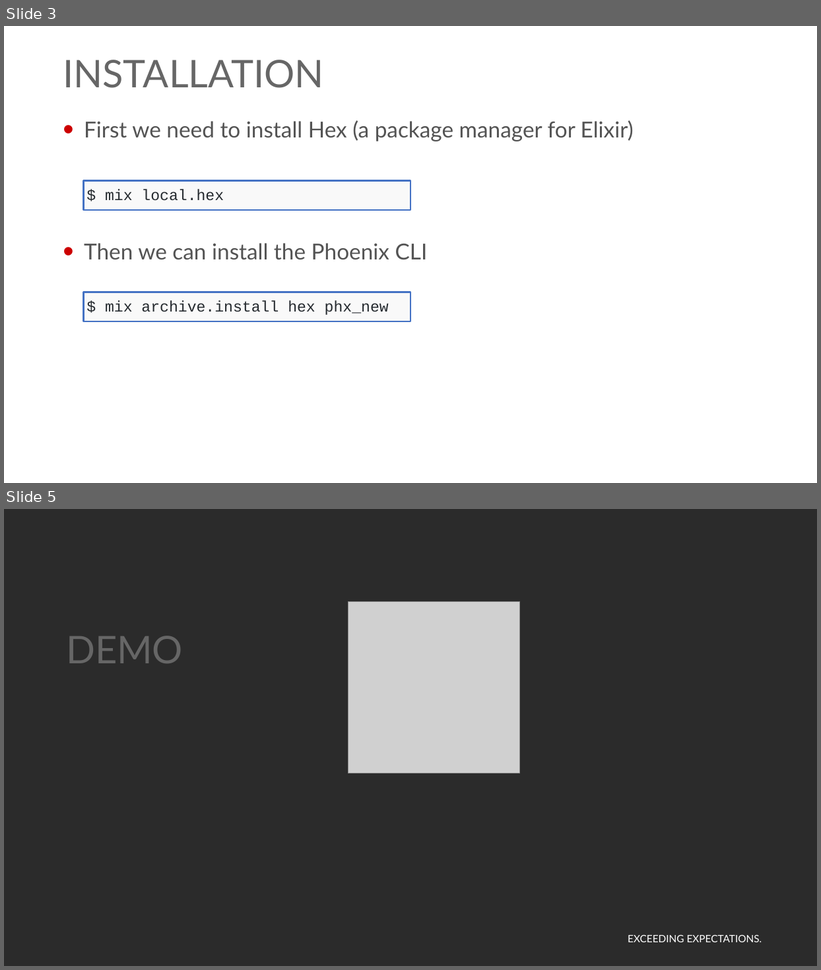
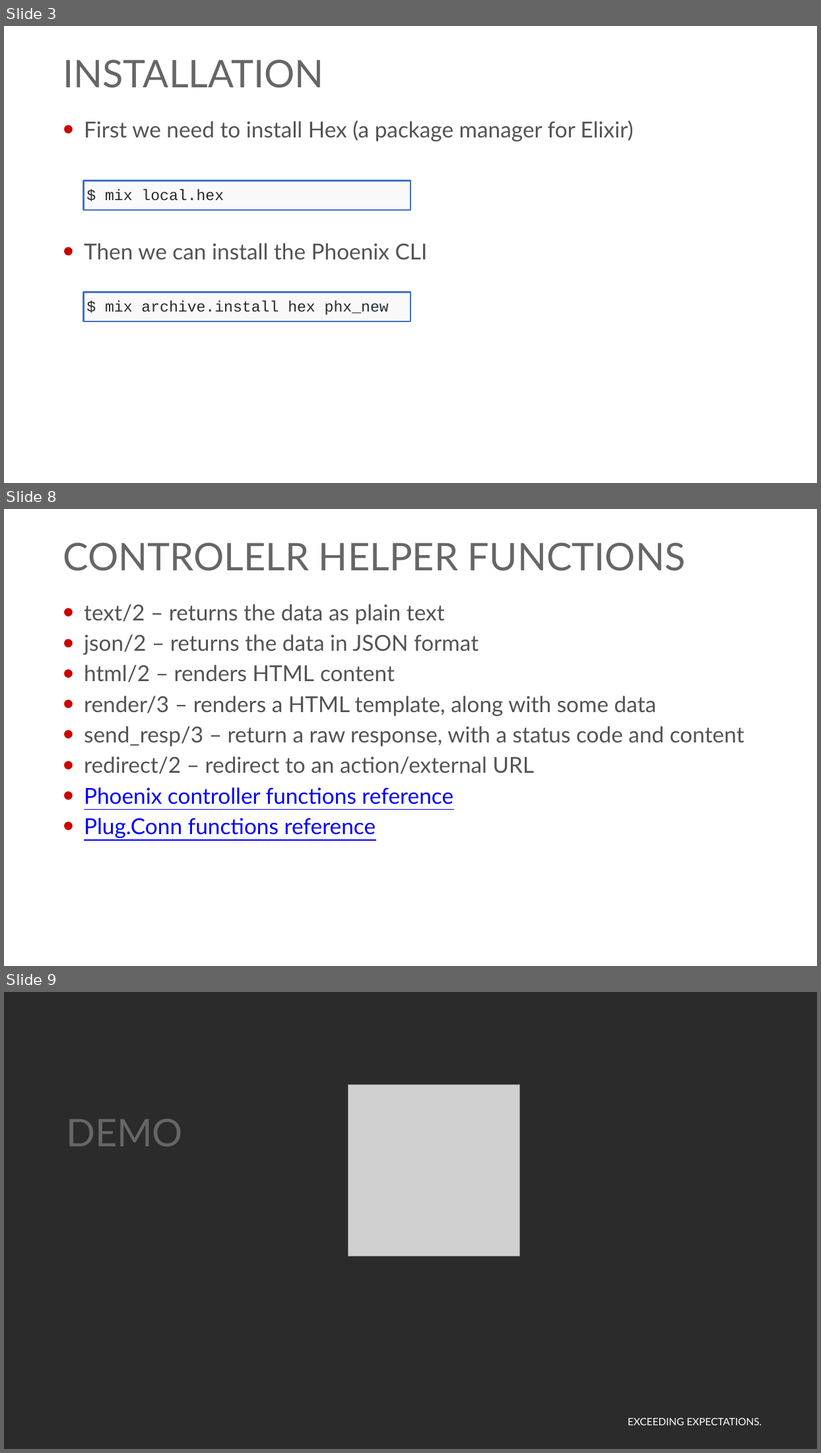
Before and after one commit to georgiyolovski/elixir-workshop, a slide deck: Elixir - Day 3.pptx. Shown one above the other, each under a label of ours: slides 3 and 5 before the commit, slides 3, 8 and 9 after it; the slides between them are not shown. The pictures are 821x970 and 821x1453 pixels, drawn with LibreOffice and Linux fonts; fonts in the diff are those of the drawing; grey boxes stand for pictures; background and template pictures are left out; a plain dark background stands for a picture behind light text. Boxes give left, top, right and bottom in pixels: in the first picture for what was removed or moved away, otherwise in the second. Text is boxed around its words. In the diff, an @@ line names an element or a change of style, - is before the commit and + after.

```diff
--- a/Elixir - Day 3.pptx
+++ b/Elixir - Day 3.pptx
@@ slide 8 added at [4,509,817,966], background #FFFFFF; not listed: 1 template element that a slide beside it also shows @@
@@ title added at [63,543,686,571], 45 pt, text #666666 @@
+CONTROLELR HELPER FUNCTIONS
@@ text added at [84,604,745,838], 26 pt, text #535353 @@
+• text/2 – returns the data as plain text
+• json/2 – returns the data in JSON format
+• html/2 – renders HTML content
+• render/3 – renders a HTML template, along with some data
+• send_resp/3 – return a raw response, with a status code and content
+• redirect/2 – redirect to an action/external URL
+• Phoenix controller functions reference
+• Plug.Conn functions reference
@@ what was slide 5 is now slide 9 @@
```
Also in this commit, not shown: 1 slide changed, 8 other slides added.
